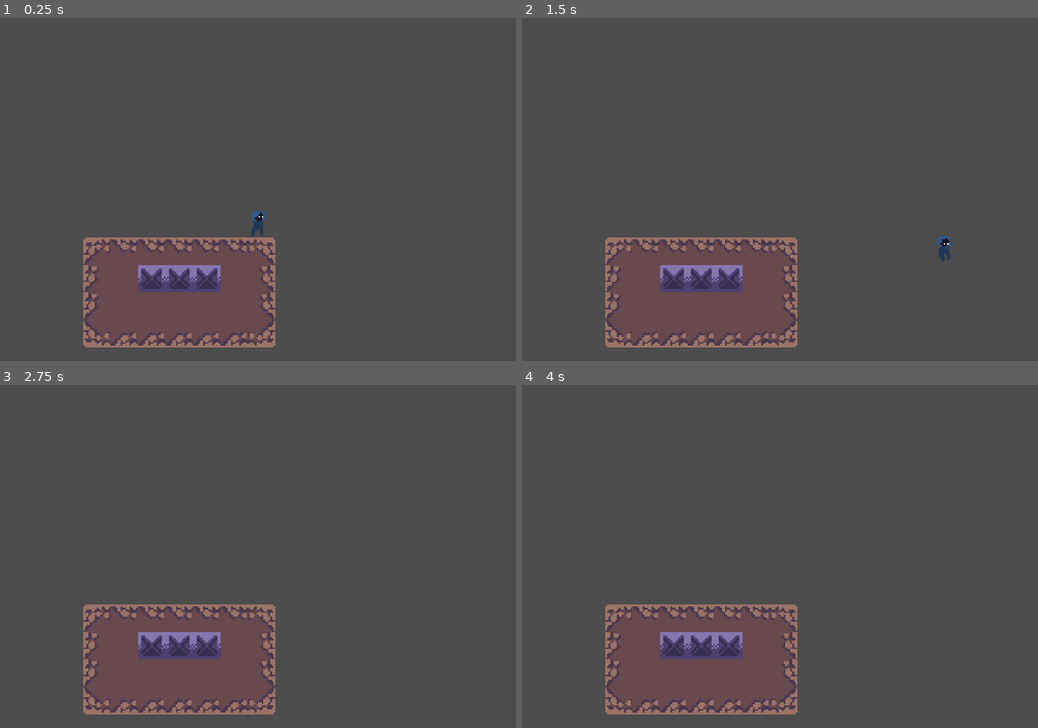
Above: before the commit, frames 1-4 (two rows, left to right).
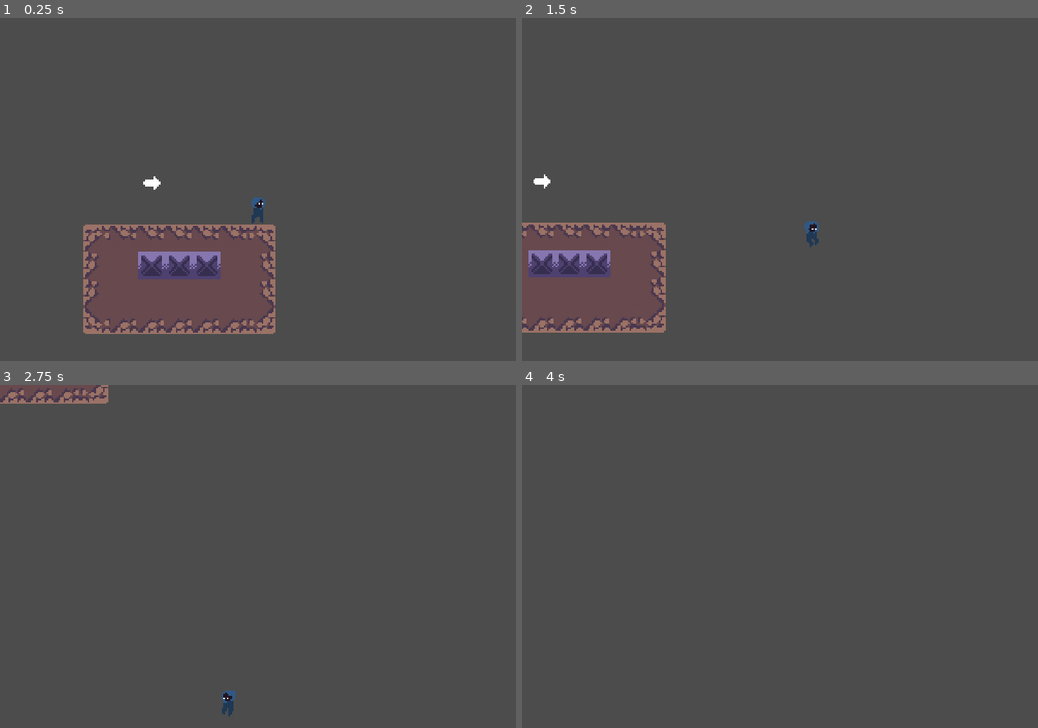
Above: after the commit, the same moments.

Repository: Wiper-GameDev/Aeroblaster
Game: Godot game, scene res://src/Game/Game.tscn
Same seed, same stepped clock (60 frames per second), same inputs: the game is played once before the commit and once after it.
Inputs:
- Up to frame 1 (0.25 s): no input
- Up to frame 2 (1.5 s): hold Right (move_right) from 0.53 s (still down); tap W (jump) at 0.77 s
- Up to frame 3 (2.75 s): tap W (jump) at 1.52 s; release Right (move_right) at 2.03 s; hold Left (move_left) from 2.03 s (still down)
- Up to frame 4 (4 s): release Left (move_left) at 2.78 s; hold Right (move_right) from 2.78 s (still down); tap W (jump) at 3.02, 3.77 s; tap Enter at 3.5 s

The runs differ from the first frame. In frame 1, 7.0% of the frame differs, in the area x 16-54%, y 46-97%; in frame 2, 15%, in the area x 0-83%, y 45-97%; in frame 3, 12%; in frame 4, 11%.

Commit message:
Made camera actually working

Diff:
--- a/src/Actors/Player/Player.tscn
+++ b/src/Actors/Player/Player.tscn
@@ -55,3 +55,5 @@
 shape = SubResource( 2 )
 
 [node name="Camera2D" type="Camera2D" parent="."]
+current = true
+smoothing_enabled = true
--- a/src/Game/Game.tscn
+++ b/src/Game/Game.tscn
@@ -459,7 +459,7 @@
 tile_set = SubResource( 16 )
 cell_size = Vector2( 48, 48 )
 format = 1
-tile_data = PoolIntArray( 524291, 0, 0, 524292, 1, 0, 524293, 1, 0 …(352 unchanged characters)…
+tile_data = PoolIntArray( 393221, 19, 0, 524291, 0, 0, 524292, 1, 0, 524293, 1, 0 …(352 unchanged characters)…
 
 [node name="Player" parent="." instance=ExtResource( 1 )]
 position = Vector2( 450, 300 )
